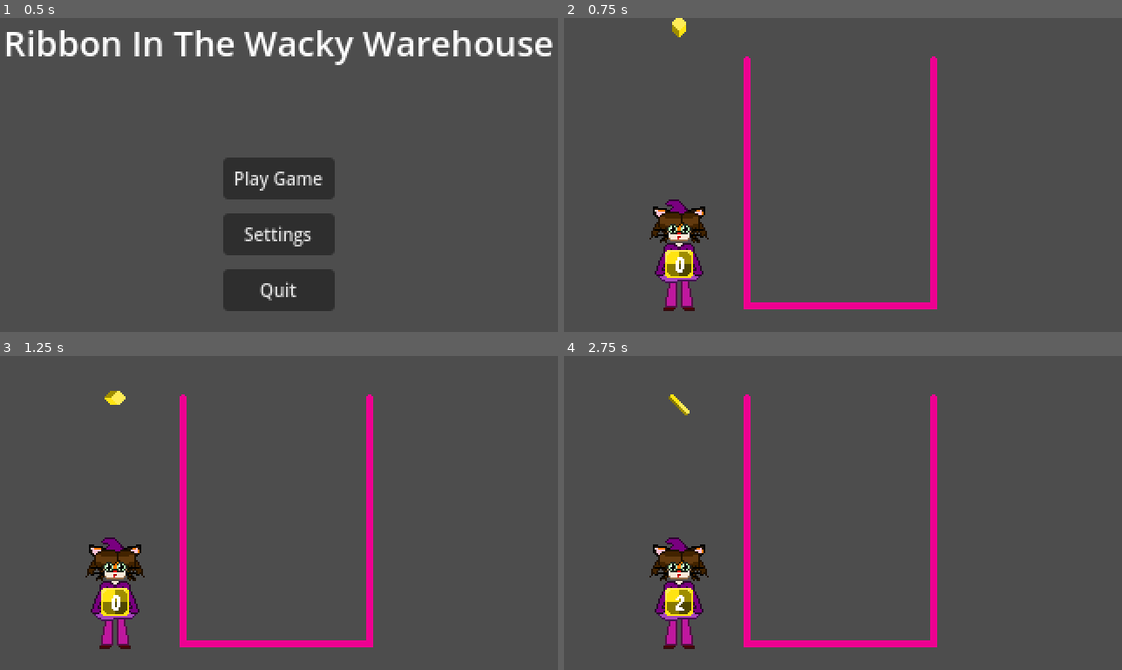
Above: before the commit, frames 1-4 (two rows, left to right).
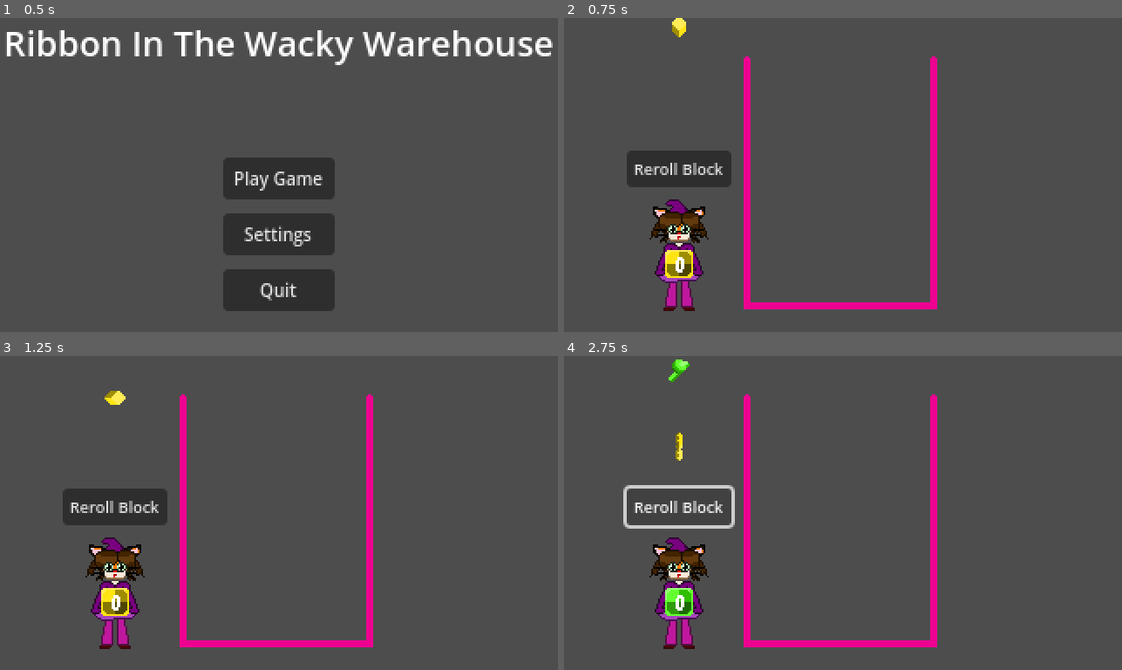
Above: after the commit, the same moments.

Repository: HuskyGameDev/2025f-team2
Game: Godot game, scene res://Scenes/TestScenes/MainMenu.tscn
The game is run twice, just before and just after one commit, with the same random seed, the same clock (stepped at 60 frames per second) and the same inputs.
Inputs (mouse positions are in pixels of both pictures, inside the frame that each line leads up to):
- Up to frame 1 (0.5 s): no input
- Up to frame 2 (0.75 s): click "Play Game" at 0.5 s
- Up to frame 3 (1.25 s): no input
- Up to frame 4 (2.75 s): click (681, 506) at 1.25 s, where only the run after the commit has a clickable "Reroll Block"; hold Right (right) from 2.03 s (still down); hold R (reroll, bound only after the commit) from 2.03 s (still down)

Frame 1 is identical in both runs. In frame 2, 2.1% of the frame differs, in the area x 11-30%, y 42-54%; in frame 3, 2.1%; in frame 4, 1.6%.

Commit message:
Added reroll (buggy)
Added the ability to reroll the block that is given. Added a button to do this as well. Also added explosion particles to the box that do nothing as of right now.

Diff:
--- a/Scenes/GameObjects/box.tscn
+++ b/Scenes/GameObjects/box.tscn
@@ -10,6 +10,10 @@
 [sub_resource type="LabelSettings" id="LabelSettings_1omkh"]
 font = ExtResource("6_n1uwp")
 font_size = 12
+
+[sub_resource type="Curve" id="Curve_brwx4"]
+_data = [Vector2(0, 1), 0.0, 0.0, 0, 0, Vector2(1, 0), 0.0, 0.0, 0, 0]
+point_count = 2
 
 [node name="Box" type="Sprite2D"]
 material = ExtResource("1_rgigi")
@@ -26,3 +30,20 @@
 label_settings = SubResource("LabelSettings_1omkh")
 horizontal_alignment = 1
 vertical_alignment = 1
+
+[node name="Explosion" type="CPUParticles2D" parent="."]
+emitting = false
+amount = 83
+lifetime = 0.27
+one_shot = true
+explosiveness = 1.0
+randomness = 0.45
+emission_shape = 1
+emission_sphere_radius = 4.26
+spread = 180.0
+gravity = Vector2(0, 0)
+initial_velocity_min = 153.66
+initial_velocity_max = 244.56
+scale_amount_min = 4.05
+scale_amount_max = 7.0
+scale_amount_curve = SubResource("Curve_brwx4")
--- a/Scenes/TestScenes/TestScene.tscn
+++ b/Scenes/TestScenes/TestScene.tscn
@@ -1,10 +1,11 @@
-[gd_scene load_steps=7 format=3 uid="uid://co48nl1f8gywv"]
+[gd_scene load_steps=8 format=3 uid="uid://co48nl1f8gywv"]
 
 [ext_resource type="Script" uid="uid://cmvw2cbm4tsjx" path="res://Scripts/Gameplay/LevelManager.gd" id="1_g28u0"]
 [ext_resource type="PackedScene" uid="uid://cwepxmyofmf4r" path="res://Scenes/UI_Objects/pause_menu.tscn" id="2_5qkg8"]
 [ext_resource type="Script" uid="uid://ljmcy60pov5l" path="res://Scripts/Gameplay/BoxFiller.gd" id="3_1omkh"]
 [ext_resource type="Script" uid="uid://xgdtyc2a8otu" path="res://Scripts/UI_Scripts/PauseMenu.gd" id="3_635xr"]
 [ext_resource type="Texture2D" uid="uid://dskweavqum5qa" path="res://Artwork/Player/RibbonTest.png" id="4_5qkg8"]
+[ext_resource type="Script" uid="uid://noib4t5r4qax" path="res://Scripts/UI_Scripts/RerollButton.gd" id="4_36qpc"]
 [ext_resource type="Script" uid="uid://dfe4q4poqeng5" path="res://Scripts/Gameplay/LevelGrid.gd" id="4_fe8sf"]
 
 [node name="Level" type="Node2D" node_paths=PackedStringArray("boxFiller", "boxGrid")]
@@ -34,6 +35,15 @@
 script = ExtResource("3_1omkh")
 levelGrid = NodePath("../BaseGridPos")
 
+[node name="Button" type="Button" parent="BoxFiller"]
+offset_left = -30.0
+offset_top = -65.0
+offset_right = 30.0
+offset_bottom = -44.0
+theme_override_font_sizes/font_size = 9
+text = "Reroll Block"
+script = ExtResource("4_36qpc")
+
 [node name="RibbonTest" type="Sprite2D" parent="BoxFiller"]
 position = Vector2(0, -5)
 texture = ExtResource("4_5qkg8")
@@ -48,3 +58,6 @@
 offset_right = -1.0
 offset_bottom = 1.0
 script = ExtResource("3_635xr")
+
+[connection signal="pressed" from="BoxFiller/Button" to="BoxFiller" method="_on_reroll_button_pressed"]
+[connection signal="pressed" from="BoxFiller/Button" to="BoxFiller/Button" method="_on_pressed"]
--- a/Scripts/Gameplay/BoxFiller.gd
+++ b/Scripts/Gameplay/BoxFiller.gd
@@ -36,9 +36,19 @@
 func _input(event: InputEvent) -> void:
 	if fblock == null:
 		return
+	if event.is_action_pressed("reroll"):
+		reroll()
 	if event.is_action_pressed("release"):
 		levelGrid.addBlock(fblock)
 		fblock = null
+
+func _on_reroll_button_pressed() -> void:
+	reroll()
+
+func reroll():
+	fblock.queue_free()
+	levelGrid.next_block()
+	fblock = null
 
 func spawnCrystal() -> Crystal:
 	var crys = load("res://Scenes/GameObjects/crystals.tscn").instantiate()
--- /dev/null
+++ b/Scripts/UI_Scripts/RerollButton.gd
@@ -0,0 +1,13 @@
+extends Button
+
+func _on_pressed() -> void:
+	disable()
+
+func _input(event: InputEvent) -> void:
+	if event.is_action_pressed("reroll"):
+		disable()
+
+func disable():
+	self.disabled = true
+	await get_tree().create_timer(1, false).timeout
+	self.disabled = false
--- a/project.godot
+++ b/project.godot
@@ -61,6 +61,12 @@
 , Object(InputEventJoypadButton,"resource_local_to_scene":false,"resource_name":"","device":-1,"button_index":6,"pressure":0.0,"pressed":false,"script":null)
 ]
 }
+reroll={
+"deadzone": 0.2,
+"events": [Object(InputEventKey,"resource_local_to_scene":false,"resource_name":"","device":-1,"window_id":0,"alt_pressed":false,"shift_pressed":false,"ctrl_pressed":false,"meta_pressed":false,"pressed":false,"keycode":0,"physical_keycode":82,"key_label":0,"unicode":114,"location":0,"echo":false,"script":null)
+, Object(InputEventJoypadButton,"resource_local_to_scene":false,"resource_name":"","device":-1,"button_index":11,"pressure":0.0,"pressed":false,"script":null)
+]
+}
 
 [rendering]
 
Not shown: 1 places in Scenes/GameObjects/box.tscn that only renumber resources
Not shown, added: Scripts/UI_Scripts/RerollButton.gd.uid
